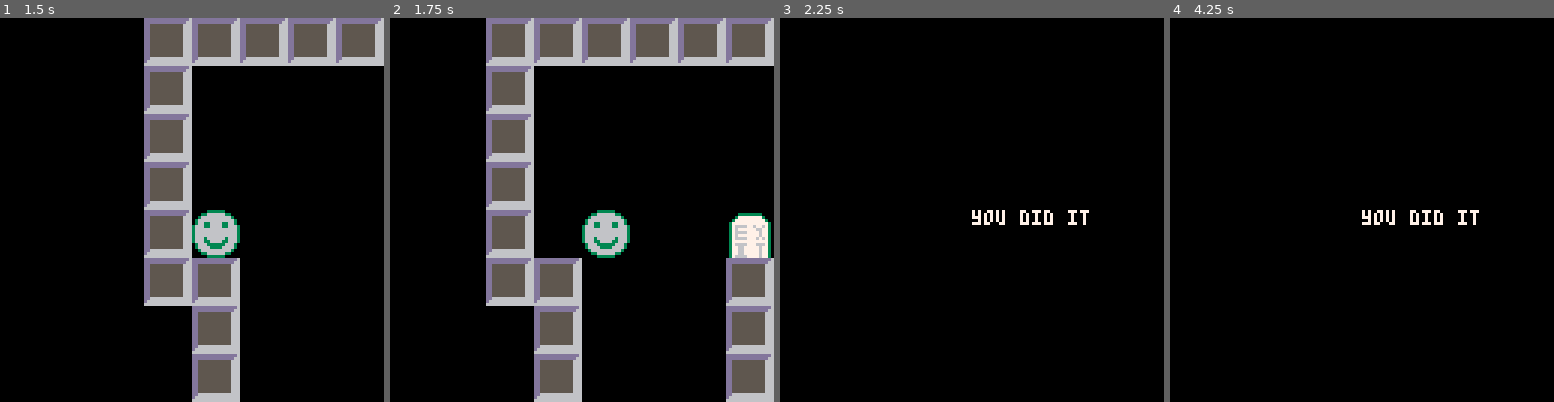
Above: before the commit, frames 1-4 (left to right).
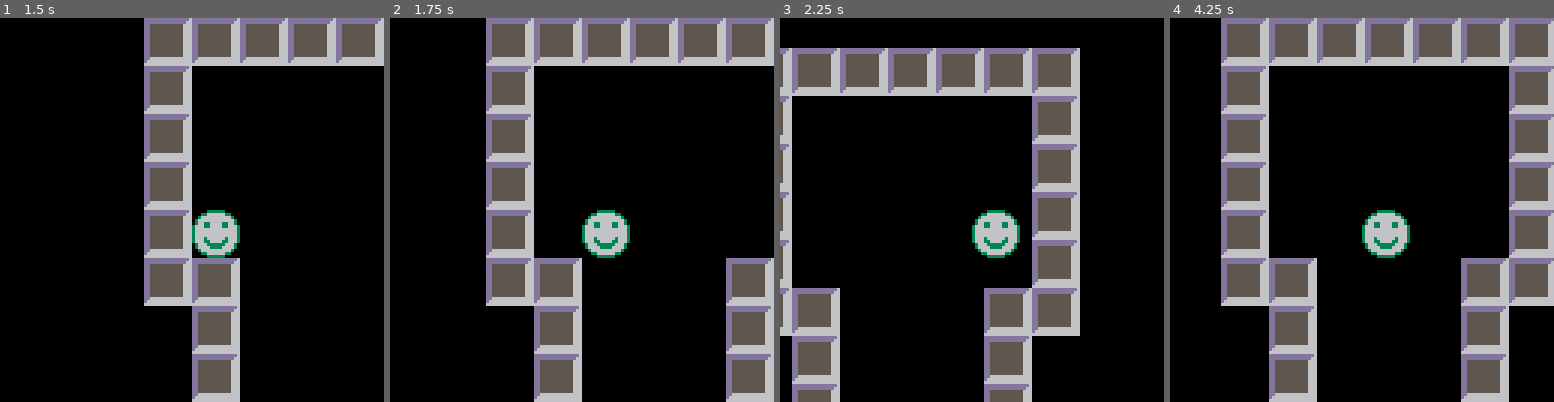
Above: after the commit, the same moments.

Repository: alixnovosi/boxventure
Game: PICO-8 cartridge boxventure.p8
Same seed, same stepped clock (60 frames per second), same inputs: the game is played once before the commit and once after it.
Inputs:
- Up to frame 1 (1.5 s): tap X (X key) at 0.33, 1.07 s; tap O (Z key) at 0.7 s
- Up to frame 2 (1.75 s): hold Right from 1.6 s (still down); tap O (Z key) at 1.7 s
- Up to frame 3 (2.25 s): tap X (X key) at 1.85 s; release Right at 2.1 s; tap O (Z key) at 2.1 s; hold Up from 2.15 s (still down)
- Up to frame 4 (4.25 s): release Up at 2.42 s; hold Right 2.47-3.03 s; tap O (Z key) every 0.4 s from 2.5 to 4.1 s; tap X (X key) at 2.97, 4.08 s; hold Left 3.08-3.58 s; hold Down 3.63-3.97 s; hold Right from 4.02 s (still down)

Frame 1 is identical in both runs. In frame 2, 1.2% of the frame differs, in the area x 88-100%, y 50-63%; in frame 3, 28%; in frame 4, 37%, in the area x 13-100%, y 0-100%.

Commit message:
exit credits

Diff:
--- a/boxventure.p8
+++ b/boxventure.p8
@@ -56,15 +56,48 @@
 
     -- exit
     if fget(mget(col * spritescale, row * spritescale), 1) then
-        exit()
-    end
-end
-
-
-function exit()
+        run_credits()
+    end
+end
+
+function run_credits()
     done = true
+    credits.x = player.x - (4 * cell_size)
+    credits.y = player.y - cell_size
     cls()
-    print("you did it", player.x, player.y, 7)
+end
+
+function draw_credits()
+    cls()
+    print(credits.text, credits.x, credits.y, 7)
+    print("press x/button 2 to restart", credits.x, credits.y + base_cell_size, 7)
+end
+
+function move_credits()
+    -- 0 left
+    if btn(0) then
+        credits.x -= player.move_speed
+    end
+
+    -- 1 right
+    if btn(1) then
+        credits.x += player.move_speed
+    end
+
+    -- 2 up
+    if btn(2) then
+        credits.y -= player.move_speed
+    end
+
+    -- 3 down
+    if btn(3) then
+        credits.y += player.move_speed
+    end
+
+    if btn(5) then
+        done = false
+        _init()
+    end
 end
 
 function apply_player_move(dx, dy)
@@ -211,12 +244,6 @@
     return col
 end
 
-function ccheck(dx, dy)
-end
-
-function ccheck_helper()
-end
-
 function reset()
     player.x = level.startx
     player.y = level.starty
@@ -263,7 +290,11 @@
 
 -- pico8 necessary methods
 function _update60()
-    move_player()
+    if not done then
+        move_player()
+    else
+        move_credits()
+    end
 end
 
 function _draw()
@@ -272,6 +303,8 @@
         draw_map()
         draw_player()
         draw_debug()
+    else
+        draw_credits()
     end
 end
 
@@ -325,6 +358,10 @@
         index_lookup = {},
         kv_sequence = {}
     }
+
+    credits = {
+        text = "you did it!",
+    }
 end
 __gfx__
 00000000ddddddddddddddd600000000000000000000000000000000000000000000000000000000000000000000000000000000000000000000000000000000
@@ -332,17 +369,17 @@
 00700700dd5555555555566600037777777730000000000000000000000000000000000000000000000000000000000000000000000000000000000000000000
 00077000dd5555555555566600377777777773000000000000000000000000000000000000000000000000000000000000000000000000000000000000000000
 00077000dd5555555555566603777777777777300000000000000000000000000000000000000000000000000000000000000000000000000000000000000000
-00700700dd5555555555566603766667767767300000000000000000000000000000000000000000000000000000000000000000000000000000000000000000
-00000000dd5555555555566603767777776677300000000000000000000000000000000000000000000000000000000000000000000000000000000000000000
-00000000dd5555555555566603766667777677300000000000000000000000000000000000000000000000000000000000000000000000000000000000000000
-00000000dd5555555555566603767777777677300000000000000000000000000000000000000000000000000000000000000000000000000000000000000000
-00000000dd5555555555566603766667776767300000000000000000000000000000000000000000000000000000000000000000000000000000000000000000
+00700700dd5555555555566603776667767677300000000000000000000000000000000000000000000000000000000000000000000000000000000000000000
+00000000dd5555555555566603776777776777300000000000000000000000000000000000000000000000000000000000000000000000000000000000000000
+00000000dd5555555555566603776677776777300000000000000000000000000000000000000000000000000000000000000000000000000000000000000000
+00000000dd5555555555566603776777776777300000000000000000000000000000000000000000000000000000000000000000000000000000000000000000
+00000000dd5555555555566603776667767677300000000000000000000000000000000000000000000000000000000000000000000000000000000000000000
 00000000dd5555555555566603777777777777300000000000000000000000000000000000000000000000000000000000000000000000000000000000000000
-00000000dd5555555555566603766667776667300000000000000000000000000000000000000000000000000000000000000000000000000000000000000000
-00000000dd5555555555566603776677777677300000000000000000000000000000000000000000000000000000000000000000000000000000000000000000
-00000000dd6666666666666603776677777677300000000000000000000000000000000000000000000000000000000000000000000000000000000000000000
-00000000d66666666666666603776677777677300000000000000000000000000000000000000000000000000000000000000000000000000000000000000000
-00000000666666666666666603766667777677300000000000000000000000000000000000000000000000000000000000000000000000000000000000000000
+00000000dd5555555555566603776667766677300000000000000000000000000000000000000000000000000000000000000000000000000000000000000000
+00000000dd5555555555566603777677776777300000000000000000000000000000000000000000000000000000000000000000000000000000000000000000
+00000000dd6666666666666603777677776777300000000000000000000000000000000000000000000000000000000000000000000000000000000000000000
+00000000d66666666666666603777677776777300000000000000000000000000000000000000000000000000000000000000000000000000000000000000000
+00000000666666666666666603776667776777300000000000000000000000000000000000000000000000000000000000000000000000000000000000000000
 00000000000003333330000000000000000000000000000000000000000000000000000000000000000000000000000000000000000000000000000000000000
 00000000000336666663300000000000000000000000000000000000000000000000000000000000000000000000000000000000000000000000000000000000
 00000000003666666666630000000000000000000000000000000000000000000000000000000000000000000000000000000000000000000000000000000000
@@ -617,8 +654,8 @@
 0000000000000000000000001112000000000000000000001112000000001112000000000000000000000000000000000000000000000000111200000000000000000000000000000000000000000000000000000000000000000000000000000000000000000000000000000000000000000000000000000000000000000000
 0000000000000000000000000102000000000000000000000102000000000102000000000000000000000000000000000000000000000000010200000000000000000000000000000000000000000000000000000000000000000000000000000000000000000000000000000000000000000000000000000000000000000000
 0000000000000000000000001112000000000000000000001112000000001112000000000000000000000000000000000000000000000000111200000000000000000000000000000000000000000000000000000000000000000000000000000000000000000000000000000000000000000000000000000000000000000000
-0000000000000000000000000102000000000000000003040102000000000102000000000000000000000000000000000000000000000000010200000000000000000000000000000000000000000000000000000000000000000000000000000000000000000000000000000000000000000000000000000000000000000000
-0000000000000000000000001112000000000000000013141112000000001112000000000000000000000000000000000000000000000000111200000000000000000000000000000000000000000000000000000000000000000000000000000000000000000000000000000000000000000000000000000000000000000000
+0000000000000000000000000102000000000000000000000102000000000102000000000000000000000000000000000000000000000000010200000000000000000000000000000000000000000000000000000000000000000000000000000000000000000000000000000000000000000000000000000000000000000000
+0000000000000000000000001112000000000000000000001112000000001112000000000000000000000000000000000000000000000000111200000000000000000000000000000000000000000000000000000000000000000000000000000000000000000000000000000000000000000000000000000000000000000000
 0000000000000000000000000102010200000000000001020102000000000102000000000000000000000000000000000000000000000000010200000000000000000000000000000000000000000000000000000000000000000000000000000000000000000000000000000000000000000000000000000000000000000000
 0000000000000000000000001112111200000000000011121112000000001112000000000000000000000000000000000000000000000000111200000000000000000000000000000000000000000000000000000000000000000000000000000000000000000000000000000000000000000000000000000000000000000000
 
